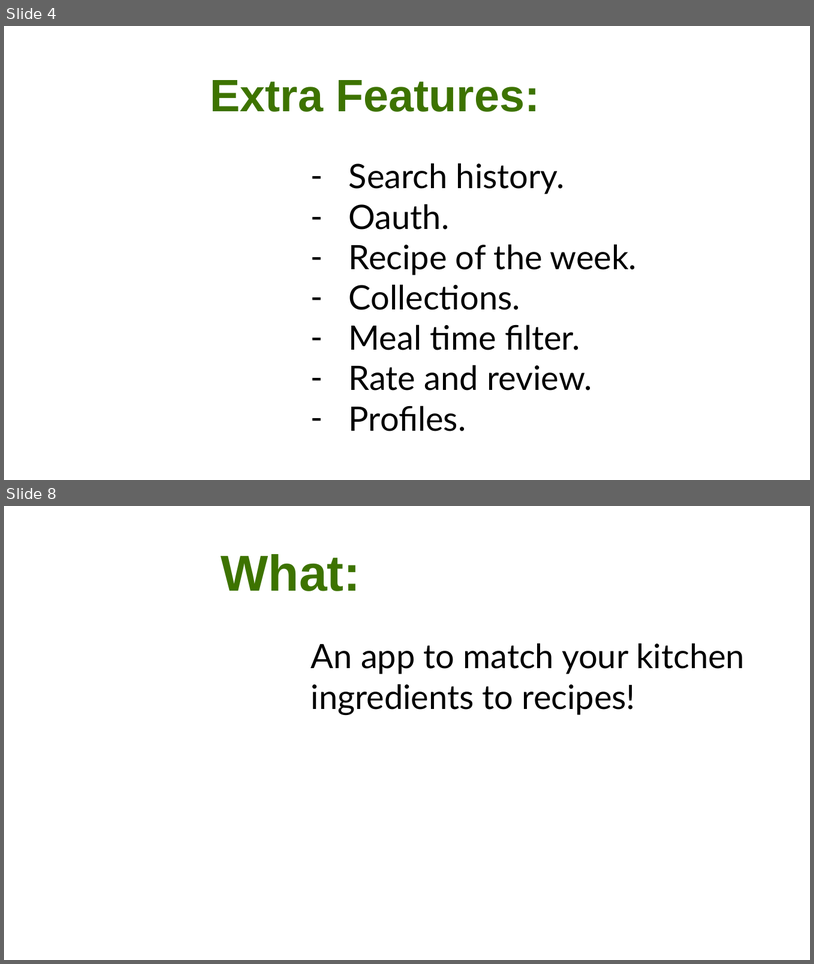
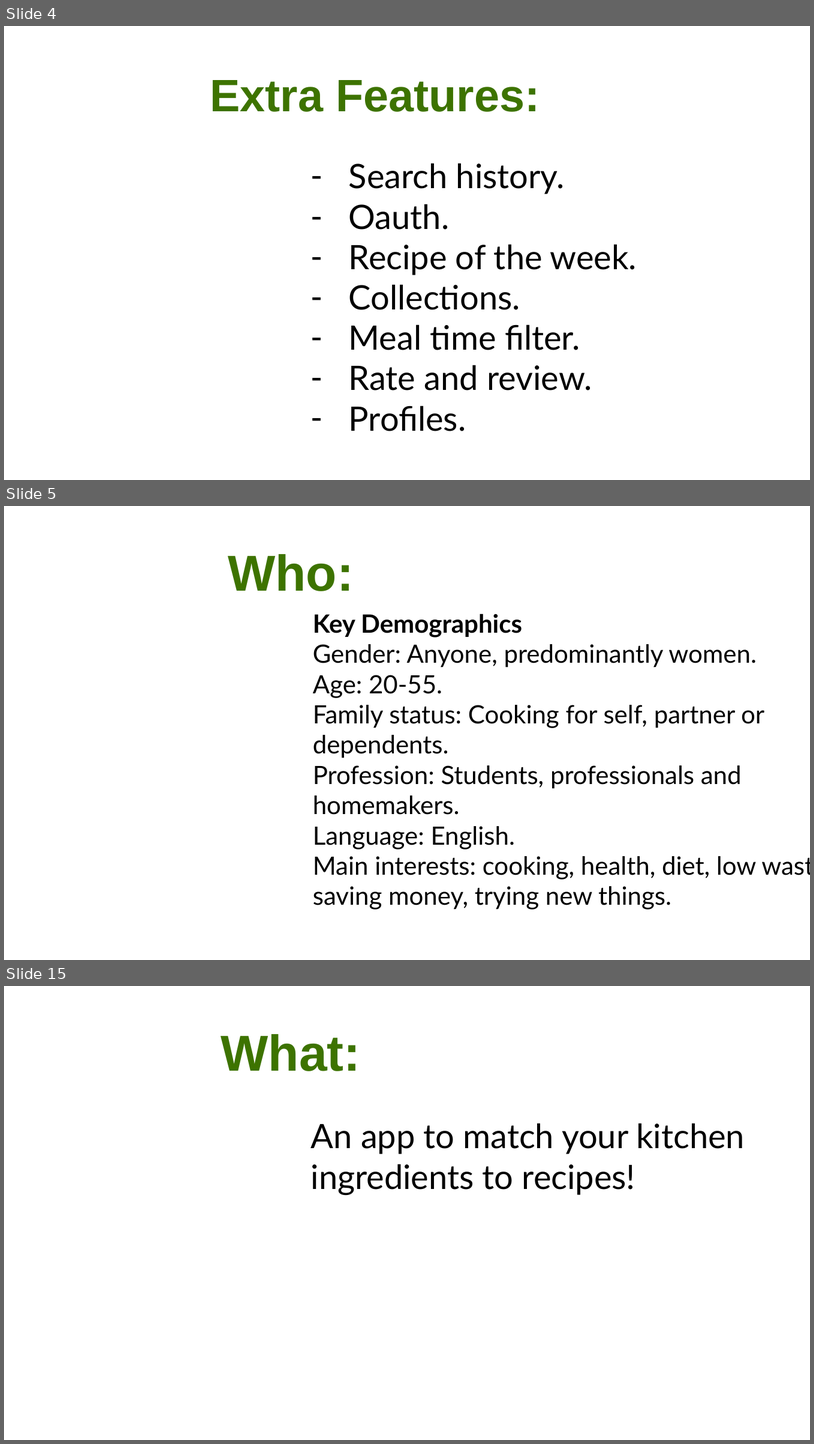
Before and after one commit to CA-MERN/MERN-Part-A-Docs, a slide deck: Presentation1.pptx. Shown one above the other, each under a label of ours: slides 4 and 8 before the commit, slides 4, 5 and 15 after it; the slides between them are not shown. The pictures are 814x964 and 814x1444 pixels, drawn with LibreOffice and Linux fonts; fonts in the diff are those of the drawing; background and template pictures are left out. Boxes give left, top, right and bottom in pixels: in the first picture for what was removed or moved away, otherwise in the second. Text is boxed around its words. In the diff, an @@ line names an element or a change of style, - is before the commit and + after.

```diff
--- a/Presentation1.pptx
+++ b/Presentation1.pptx
@@ slide 5 added at (4,506,810,960), background picture (left out) @@
@@ title added at (228,554,354,591), 60 pt, text #3D7300, bold @@
+Who:
@@ text added at (313,613,765,909), 30 pt, text #000000 @@
+Key Demographics
+Gender: Anyone, predominantly women.
+Age: 20-55.
+Family status: Cooking for self, partner or
+dependents.
+Profession: Students, professionals and
+homemakers.
+Language: English.
+Main interests: cooking, health, diet, low waste,
+saving money, trying new things.
@@ what was slide 8 is now slide 15 @@
```
Also in this commit, not shown: 9 other slides added, 3 slides removed, 1 other file.
